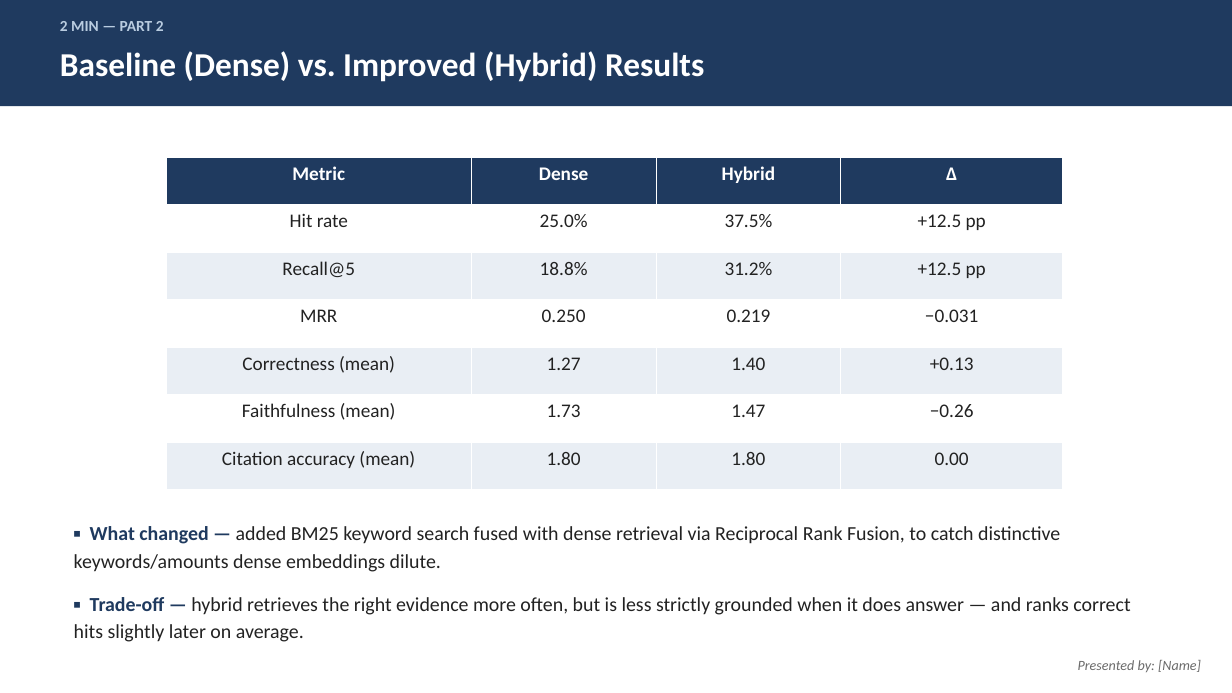
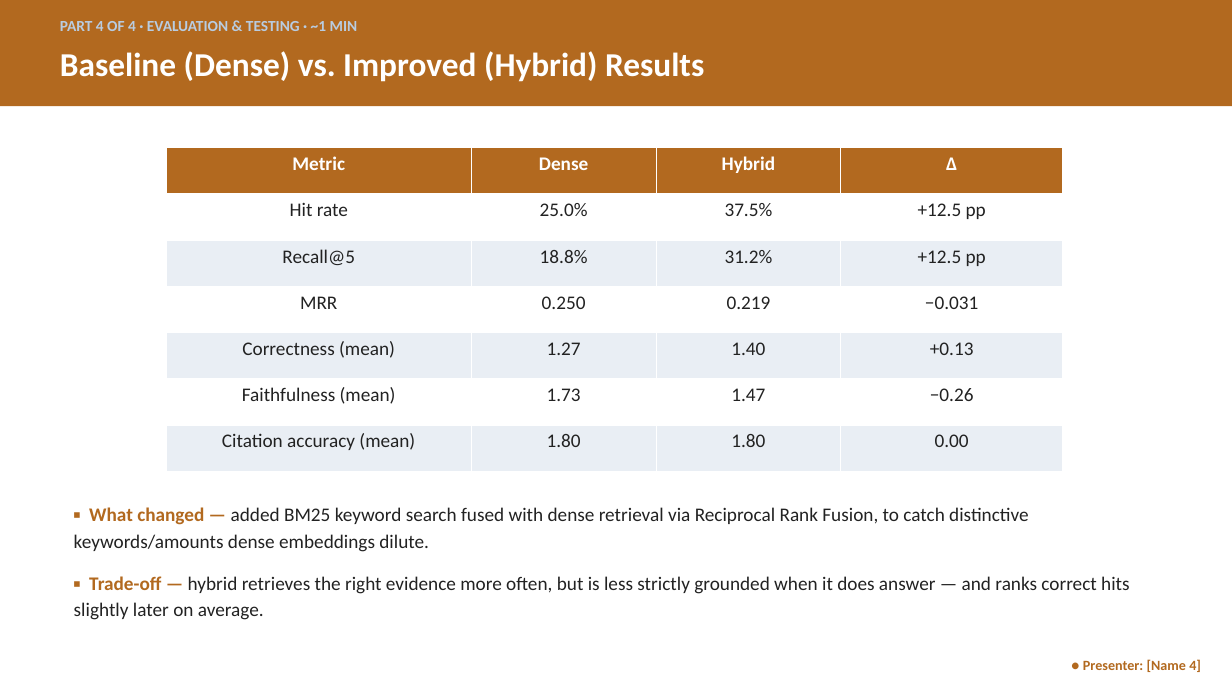
Before and after one commit to hm-base/sg-citizen-financial-assistant, a slide deck: slide 10 of deliverables/Presentation.pptx (slide 8 before the commit). Drawn at 1232x693 pixels with LibreOffice and Linux fonts; fonts in the diff are those of the drawing. Boxes give left, top, right and bottom in pixels: in the first picture for what was removed or moved away, otherwise in the second. Text is boxed around its words. In the diff, an @@ line names an element or a change of style, - is before the commit and + after.

Commit message:
Restructure presentation into 4 presenter parts
Group slides by the same 4 responsibility areas used in the report's
contributions table (Data & Ingestion, Retrieval, Generation &
Application, Evaluation & Testing) so the group can split delivery
across 4 people. Adds a roadmap/agenda slide, splits the combined
retrieval+generation design slide in two, and color-codes each part
with a presenter placeholder.

```diff
--- a/deliverables/Presentation.pptx
+++ b/deliverables/Presentation.pptx
@@ rectangle at (0,0,1232,106): fill #1F3A5F to #B2691F @@
@@ text at (60,21,358,31): text changed @@
-2 MIN — PART 2
+PART 4 OF 4 · EVALUATION & TESTING · ~1 MIN
@@ table at (166,148,1063,471) @@
@@ fill #1F3A5F to #B2691F in row 1 @@
@@ table: place and size @@
-table at (166,157,1063,490)
+table at (166,148,1063,471)
@@ text "▪ What changed — added ...": place and size @@
-text "▪ What changed — added ..." at (74,526,1130,642)
+text "▪ What changed — added ..." at (74,507,1129,620)
@@ text "▪ What changed — added ..." at (74,507,1129,620): size 15.5 to 15 pt; text colour #1F3A5F to #B2691F in "▪ What changed —", "▪ Trade-off —" @@
@@ text at (1083,659,1201,672): text changed; text colour #6B6B6B to #B2691F; bold on; italic off @@
-Presented by: [Name]
+● Presenter: [Name 4]
```
Also in this commit, not shown: 10 other slides changed, 2 slides added.
